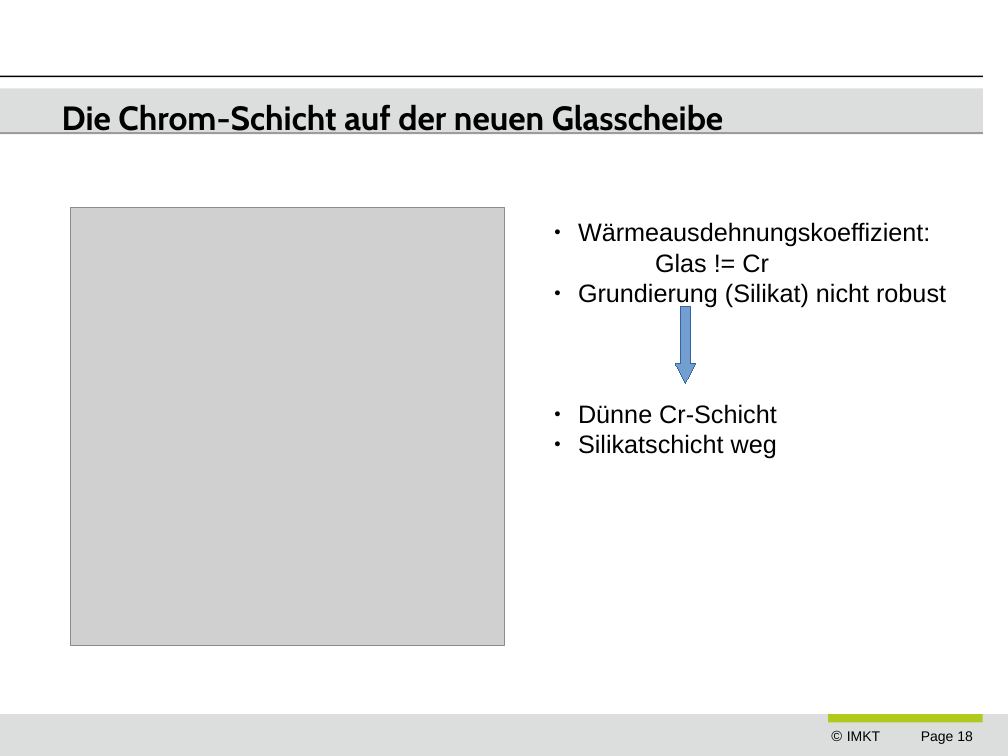
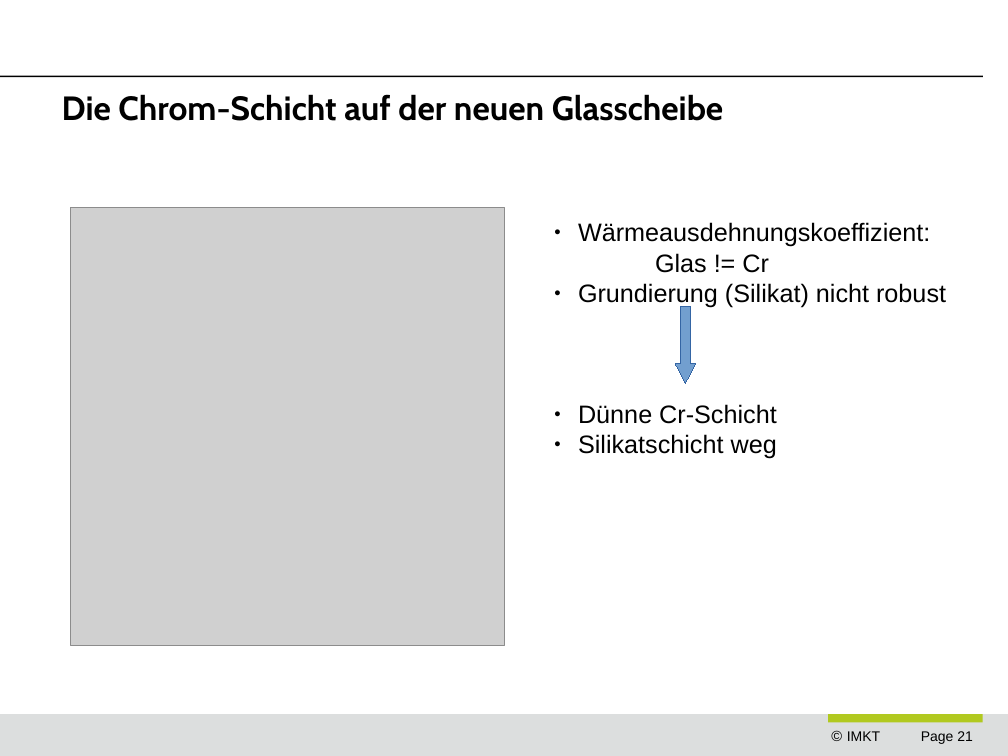
Before and after one commit to ngocminhdao88/dao_masterarbeit, a slide deck: slide 21 of presentations/dao_end_prezi.odp (slide 18 before the commit). Drawn at 1008x756 pixels with LibreOffice and Linux fonts; fonts in the diff are those of the drawing; grey boxes stand for pictures; background and template pictures are left out. Boxes give left, top, right and bottom in pixels: in the first picture for what was removed or moved away, otherwise in the second. Text is boxed around its words. In the diff, an @@ line names an element or a change of style, - is before the commit and + after.

```diff
--- a/presentations/dao_end_prezi.odp
+++ b/presentations/dao_end_prezi.odp
@@ rounded rectangle removed at <box>0,89,983,132</box> @@
@@ title "Die Chrom-Schicht auf der neuen ...": place and size @@
-title "Die Chrom-Schicht auf der neuen ..." at <box>62,104,723,134</box>
+title "Die Chrom-Schicht auf der neuen ..." at <box>62,94,723,121</box>
@@ page number at <box>921,731,973,744</box>: text changed @@
-Page 18
+Page 21
```
Also in this commit, not shown: 17 other slides changed, 4 slides added, 2 slides removed, 3 other files.
